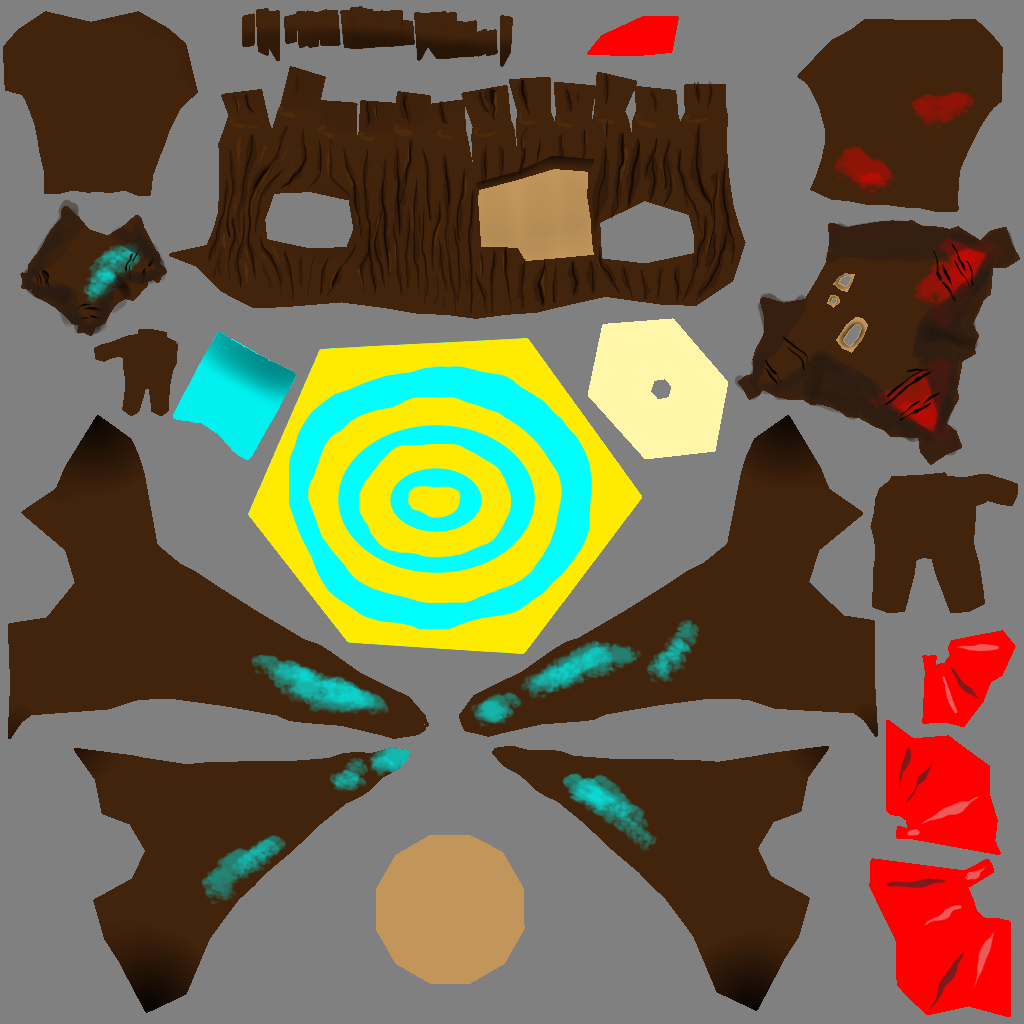
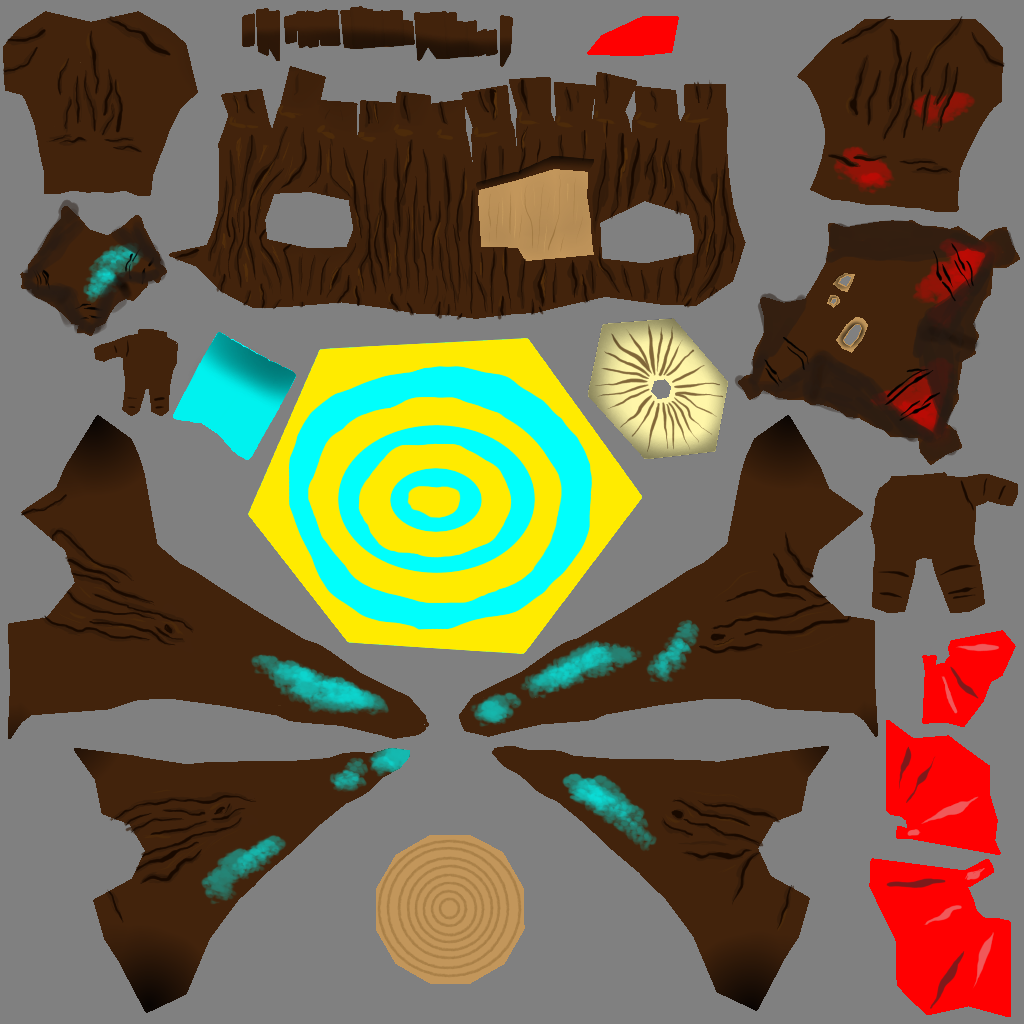
The second 1024x1024 image is a revision of the first. Changes to its layers:
painted on "SombrasPintadas" over left=23, top=192, right=1015, bottom=512
painted on "Sombras" over left=3, top=16, right=1015, bottom=640
painted on "Casca" over left=3, top=16, right=1015, bottom=960
added layer "OakenBark.png" (29%) above "Cogumelo" over left=3, top=16, right=1015, bottom=978
added layer "Cogumelo" above "TroncoCirculo" over left=588, top=320, right=768, bottom=459
added layer "TroncoCirculo" above "SombraCasca" over left=377, top=839, right=522, bottom=978
renamed "CascaEscura" to "SombraCasca", painted on it over left=3, top=16, right=1015, bottom=960
painted on "DetalhesCores" over left=3, top=64, right=1015, bottom=978
